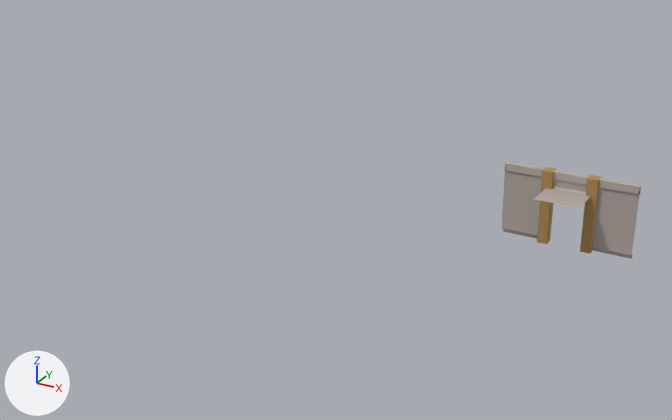
Two versions of the FBX model Museum of Pierre/Assets/Models/Doorway.fbx, one commit apart.
Before and after are seen from a 50 mm camera at (0.1517, -0.1316, 0.0928) aimed at (0.0634, 0.0289, 0.0125). The lights are fixed; the arrows at lower left show +X, +Y and +Z. Where no turn or scale is listed for an object, it has been applied to the vertices. Vertices at the same position are counted once.

Objects in the first picture: 'Doorway'.
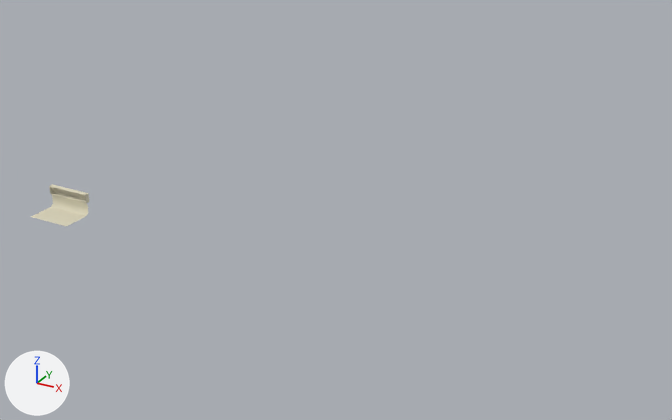
Edits to the bpy script that builds the scene:
```text
Add mat_enivronment_mat:
    mat_enivronment_mat = principled_material('Enivronment_MAT')
    mat_enivronment_mat.base_color = (0.71, 0.666, 0.501)  # light grey #dbd5bc
    mat_enivronment_mat.roughness = 0.749
Change me_mesh:
    used by ob_doorway; location = (0.11, 0.06, 0.0)
    remove me_mesh.from_pydata(...)  # 198 vertices, 151 faces; spans x -0.02..0.01, y -0.0097..0.0026, z 0.0..0.0181
    remove me_mesh.materials.append(mat_brown)  # orange #b38e54
    add me_mesh.from_pydata(...)  # 47 vertices, 34 faces; spans x -0.01..0.0, y -0.0064..0.001, z 0.0132..0.018
    me_mesh part 1: the loose piece of 20 vertices spanning x -0.0111..-0.0087, y -0.001..0.0026, z 0.0..0.0181 is deleted
    me_mesh part 2: the loose piece of 20 vertices spanning x -0.0011..0.0013, y -0.001..0.0026, z 0.0..0.0181 is deleted
    me_mesh part 3
    117 vertices are removed from x -0.02..0.01, y -0.0097..0.0019, z 0.0..0.018
    95 faces are deleted
    6 vertices are added at (-0.01, 0.0001, 0.0138), (-0.01, -0.0064, 0.0132), (-0.01, -0.0005, 0.0133), (0.0, 0.0001, 0.0138), (0.0, -0.0064, 0.0132), (0.0, -0.0005, 0.0133)
    12 new faces join them
    me_mesh part 4: 24 faces spanning x -0.01..0.0, y -0.0002..0.001, z 0.016..0.018 switch from mat_wall (grey #b7aba5) to mat_enivronment_mat (light grey #dbd5bc)
Change ob_doorway:
    ob_doorway.location: (0.11, 0.06, 0.0) -> (0.02, 0.0, 0.0)
```

Location of each change, [x1, y1, x2, y2] in pixels of the pictures (672 x 420 px):
'Doorway', reshaped, moved (58% narrower, 57% shorter): before [501, 161, 641, 259]; after [31, 184, 89, 226]
part 1 of me_mesh, deleted: before [537, 167, 556, 244]
part 2 of me_mesh, deleted: before [580, 175, 601, 254]
part 3 of me_mesh, cut back: before [501, 161, 641, 259]; after [31, 189, 89, 226]
part 4 of me_mesh, recoloured: before [554, 170, 572, 175]; after [49, 184, 89, 203]
